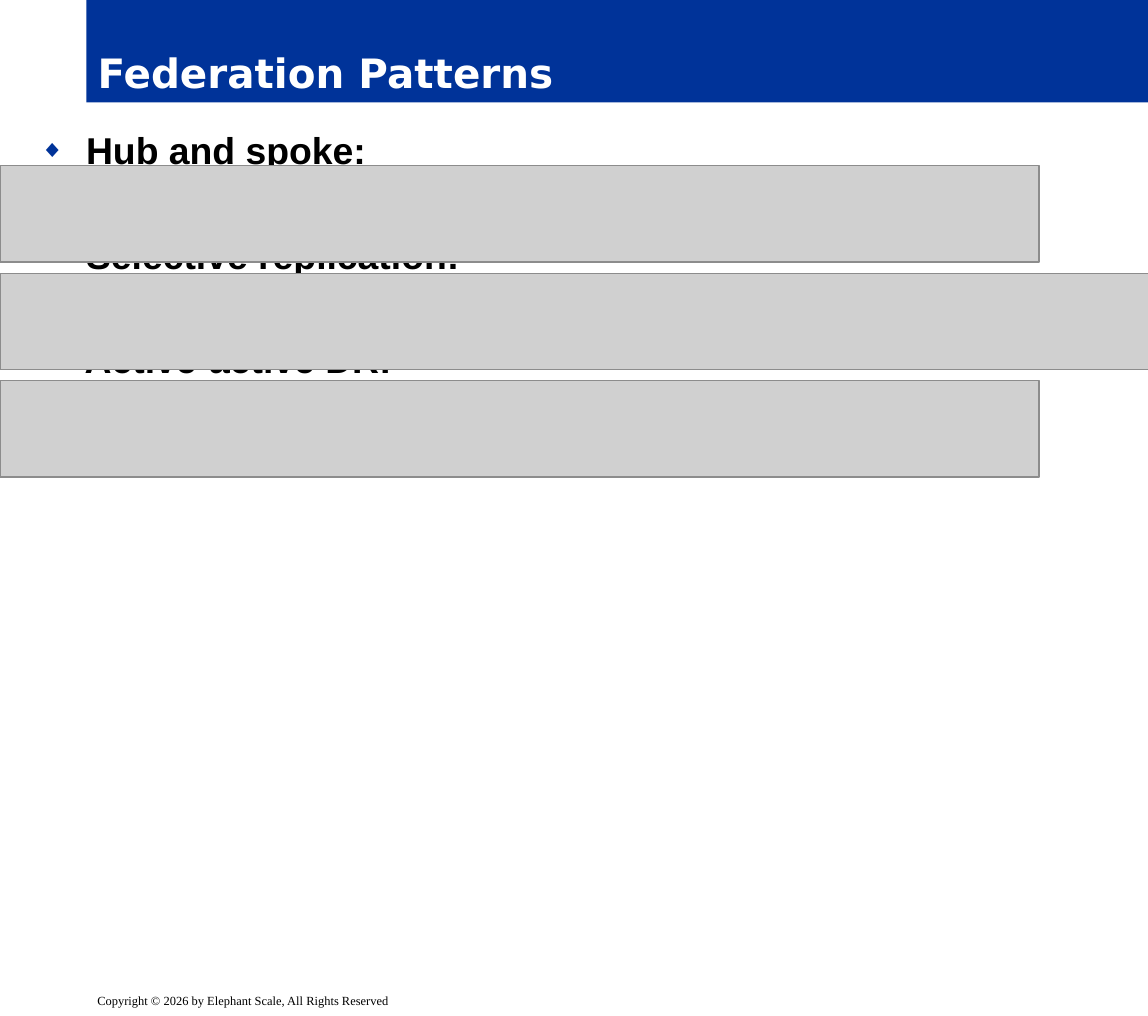
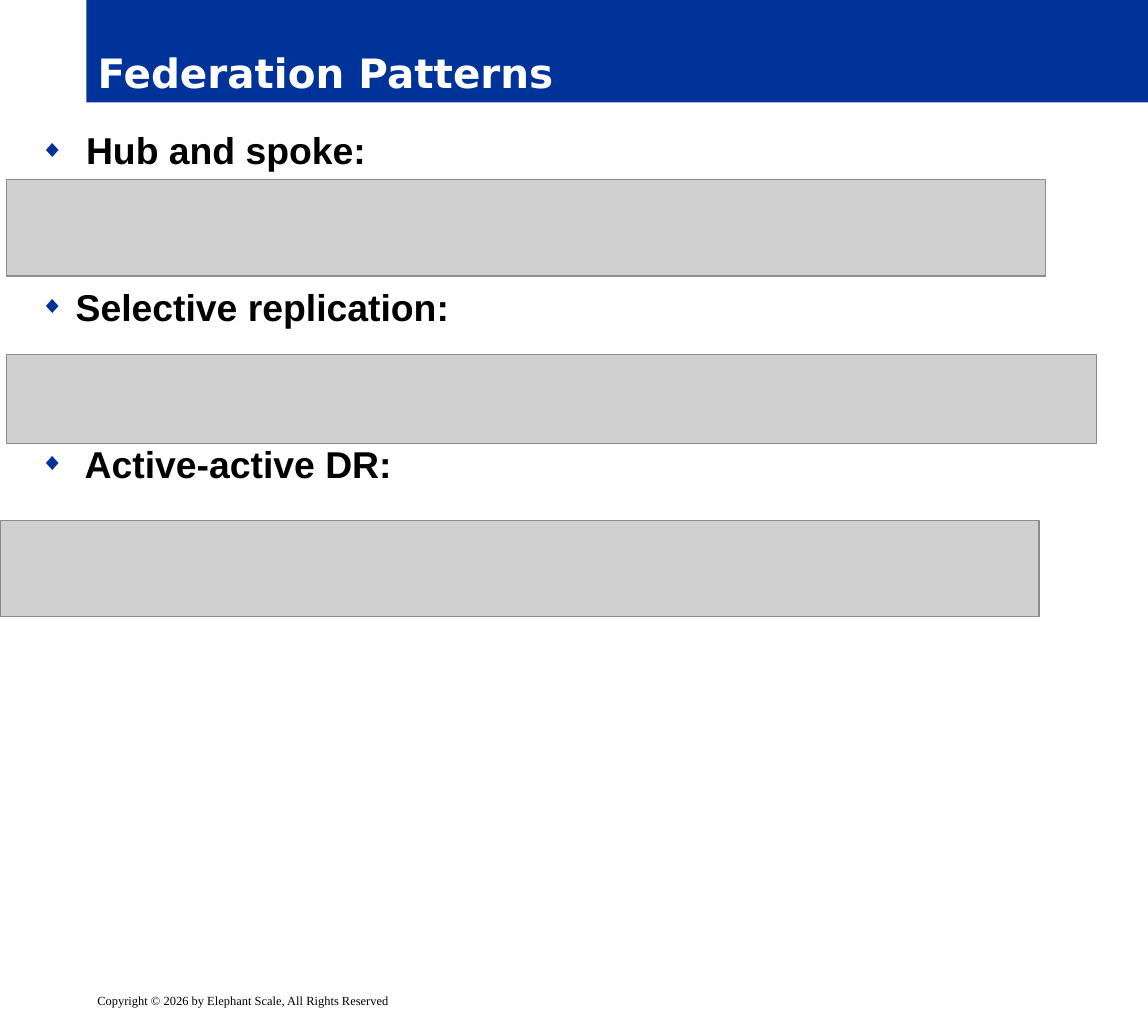
Before and after one commit to elephantscale/Advanced-Kafka-Streaming, a slide deck: slide 6 of slides/release/06__module6.pptx. Drawn at 1148x1016 pixels with LibreOffice and Linux fonts; fonts in the diff are those of the drawing; grey boxes stand for pictures; background and template pictures are left out. Boxes give left, top, right and bottom in pixels: in the first picture for what was removed or moved away, otherwise in the second. Text is boxed around its words. In the diff, an @@ line names an element or a change of style, - is before the commit and + after.

```diff
--- a/slides/release/06__module6.pptx
+++ b/slides/release/06__module6.pptx
@@ text "Hub and spoke:" rewrapped from <box>85,135,459,381</box> to <box>76,137,449,479</box> @@
@@ picture: place and size @@
-picture at <box>0,166,1039,262</box>
+picture at <box>7,179,1046,276</box>
@@ picture: place and size @@
-picture at <box>0,273,1148,370</box>
+picture at <box>7,355,1098,444</box>
@@ picture: place and size @@
-picture at <box>0,381,1039,477</box>
+picture at <box>0,521,1039,617</box>
```
Also in this commit, not shown: 12 other slides changed, 3 slides added.
